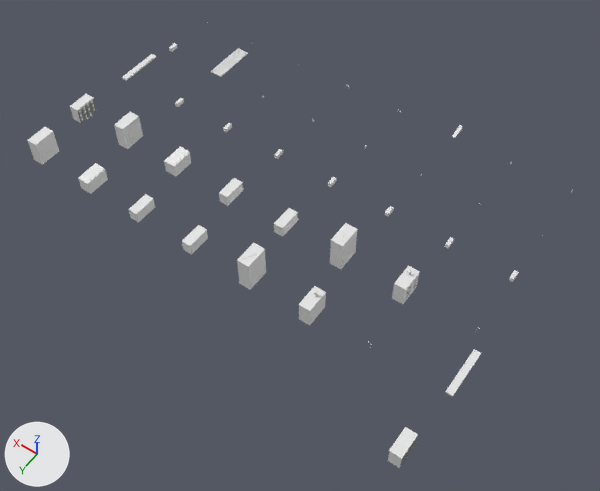
The glTF model Assets/RailRush/RailRush.glb: old version first, new version second.
Rendered twice from a 50 mm lens placed at (-61.0, 363.0, 371.0), pointed at (114.0, 119.0, -12.0). Arrows for +X, +Y and +Z are at lower left; the lights stay in place. The picture after the commit comes second. Where no turn or scale is listed for an object, it has been applied to the vertices.

Names of what the first picture shows: 'ApartmentL_Main', 'ApartmentR_Main', 'BrownstoneL_Main', 'BrownstoneR_Main', 'OfficeL_Main', 'OfficeR_Main', 'PlatformL_Main', 'PlatformR_Main', 'TowerL_Main', 'TowerR_Main', 'Track_Main', 'TrainCarBlue_Body', 'TrainCarGreen_Body', 'TrainCarRed_Body', 'TrainCarSilver_Body', 'TrainFrontBlue_Body', 'TrainFrontGreen_Body', 'TrainFrontRed_Body', 'TrainFrontSilver_Body', 'WarehouseL_Main', 'WarehouseR_Main' and 5 more.
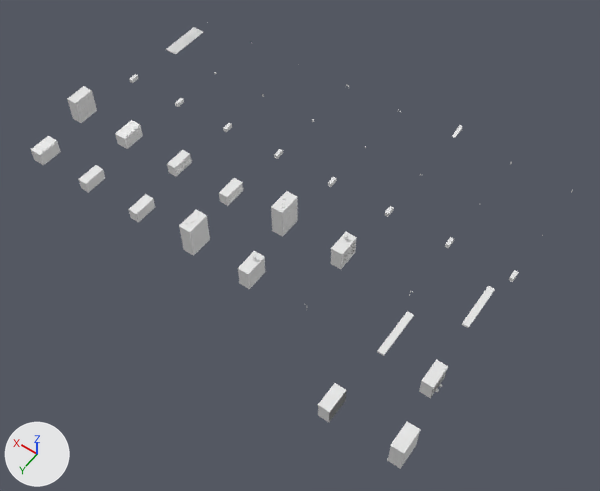
Where the change shows, as pixel boxes (x1, y1, x2, y2) in the pictures (600 x 491 px):
'TowerR_Main', moved: before (237, 242, 266, 290); after (179, 210, 210, 256)
'TowerL_Main', moved: before (330, 223, 358, 269); after (271, 191, 298, 237)
'OfficeR_Main', moved: before (27, 127, 59, 165); after (387, 422, 420, 469)
'OfficeL_Main', moved: before (114, 111, 143, 149); after (67, 86, 97, 123)
'ApartmentR_Main', moved: before (299, 286, 326, 326); after (238, 251, 265, 289)
'BrownstoneR_Main', moved: before (388, 427, 418, 468); after (317, 383, 346, 422)
'ApartmentL_Main', moved: before (392, 265, 420, 304); after (331, 232, 357, 269)
'BrownstoneL_Main', moved: before (70, 94, 97, 123); after (419, 360, 448, 398)
'WarehouseR_Main', moved: before (78, 163, 108, 194); after (31, 136, 61, 165)
'WarehouseL_Main', moved: before (164, 147, 191, 176); after (115, 120, 143, 149)
'PlatformR_Main', moved: before (445, 349, 481, 397); after (377, 311, 414, 356)
'Track_Main', moved: before (211, 48, 248, 77); after (166, 27, 203, 54)
'PlatformL_Main', moved: before (122, 54, 156, 81); after (462, 286, 495, 328)
'TrainCarBlue_Body', moved: before (509, 270, 518, 282); after (445, 237, 454, 248)
'TrainFrontRed_Body', moved: before (445, 237, 454, 248); after (385, 206, 394, 217)
'TrainCarGreen_Body', moved: before (274, 149, 283, 159); after (223, 123, 232, 132)
'TrainFrontGreen_Body', moved: before (328, 177, 337, 187); after (274, 149, 283, 159)
'TrainCarRed_Body', moved: before (385, 206, 394, 217); after (328, 177, 337, 187)
'TrainFrontBlue_Body', moved: before (169, 43, 177, 52); after (509, 270, 518, 282)
'TrainFrontSilver_Body', moved: before (223, 123, 232, 132); after (175, 98, 184, 107)
'TrainCarSilver_Body', moved: before (175, 98, 184, 107); after (129, 74, 138, 83)

Patch to the scene script:
```diff
--- a/Assets/RailRush/RailRush.glb.py
+++ b/Assets/RailRush/RailRush.glb.py
@@ ob_apartmentl_main @@
 ob_apartmentl_main = bpy.data.objects.new('ApartmentL_Main', me_apartmentl_main)
-ob_apartmentl_main.location = (40.0, 120.0, 0.0)
+ob_apartmentl_main.location = (80.0, 120.0, 0.0)
@@ ob_apartmentr_main @@
 ob_apartmentr_main = bpy.data.objects.new('ApartmentR_Main', me_apartmentr_main)
-ob_apartmentr_main.location = (80.0, 160.0, 0.0)
+ob_apartmentr_main.location = (120.0, 160.0, 0.0)
@@ ob_brownstonel_main @@
 ob_brownstonel_main = bpy.data.objects.new('BrownstoneL_Main', me_brownstonel_main)
-ob_brownstonel_main.location = (280.0, 120.0, 0.0)
+ob_brownstonel_main.location = (0.0, 160.0, 0.0)
@@ ob_brownstoner_main @@
 ob_brownstoner_main = bpy.data.objects.new('BrownstoneR_Main', me_brownstoner_main)
-ob_brownstoner_main.location = (0.0, 200.0, 0.0)
+ob_brownstoner_main.location = (40.0, 200.0, 0.0)
@@ ob_officel_main @@
 ob_officel_main = bpy.data.objects.new('OfficeL_Main', me_officel_main)
-ob_officel_main.location = (240.0, 120.0, 0.0)
+ob_officel_main.location = (280.0, 120.0, 0.0)
@@ ob_officer_main @@
 ob_officer_main = bpy.data.objects.new('OfficeR_Main', me_officer_main)
-ob_officer_main.location = (280.0, 160.0, 0.0)
+ob_officer_main.location = (0.0, 200.0, 0.0)
@@ ob_platforml_main @@
 ob_platforml_main = bpy.data.objects.new('PlatformL_Main', me_platforml_main)
-ob_platforml_main.location = (280.0, 80.0, 0.0)
+ob_platforml_main.location = (0.0, 120.0, 0.0)
@@ ob_platformr_main @@
 ob_platformr_main = bpy.data.objects.new('PlatformR_Main', me_platformr_main)
-ob_platformr_main.location = (0.0, 160.0, 0.0)
+ob_platformr_main.location = (40.0, 160.0, 0.0)
@@ ob_towerl_main @@
 ob_towerl_main = bpy.data.objects.new('TowerL_Main', me_towerl_main)
-ob_towerl_main.location = (80.0, 120.0, 0.0)
+ob_towerl_main.location = (120.0, 120.0, 0.0)
@@ ob_towerr_main @@
 ob_towerr_main = bpy.data.objects.new('TowerR_Main', me_towerr_main)
-ob_towerr_main.location = (120.0, 160.0, 0.0)
+ob_towerr_main.location = (160.0, 160.0, 0.0)
@@ ob_track_main @@
 ob_track_main = bpy.data.objects.new('Track_Main', me_track_main)
-ob_track_main.location = (240.0, 40.0, 0.0)
+ob_track_main.location = (280.0, 40.0, 0.0)
@@ ob_traincarblue_body @@
 ob_traincarblue_body = bpy.data.objects.new('TrainCarBlue_Body', me_traincarblue_body)
-ob_traincarblue_body.location = (0.0, 80.0, 0.0)
+ob_traincarblue_body.location = (40.0, 80.0, 0.0)
@@ ob_traincargreen_body @@
 ob_traincargreen_body = bpy.data.objects.new('TrainCarGreen_Body', me_traincargreen_body)
-ob_traincargreen_body.location = (160.0, 80.0, 0.0)
+ob_traincargreen_body.location = (200.0, 80.0, 0.0)
@@ ob_traincarred_body @@
 ob_traincarred_body = bpy.data.objects.new('TrainCarRed_Body', me_traincarred_body)
-ob_traincarred_body.location = (80.0, 80.0, 0.0)
+ob_traincarred_body.location = (120.0, 80.0, 0.0)
@@ ob_traincarsilver_body @@
 ob_traincarsilver_body = bpy.data.objects.new('TrainCarSilver_Body', me_traincarsilver_body)
-ob_traincarsilver_body.location = (240.0, 80.0, 0.0)
+ob_traincarsilver_body.location = (280.0, 80.0, 0.0)
@@ ob_trainfrontblue_body @@
 ob_trainfrontblue_body = bpy.data.objects.new('TrainFrontBlue_Body', me_trainfrontblue_body)
-ob_trainfrontblue_body.location = (280.0, 40.0, 0.0)
+ob_trainfrontblue_body.location = (0.0, 80.0, 0.0)
@@ ob_trainfrontgreen_body @@
 ob_trainfrontgreen_body = bpy.data.objects.new('TrainFrontGreen_Body', me_trainfrontgreen_body)
-ob_trainfrontgreen_body.location = (120.0, 80.0, 0.0)
+ob_trainfrontgreen_body.location = (160.0, 80.0, 0.0)
@@ ob_trainfrontred_body @@
 ob_trainfrontred_body = bpy.data.objects.new('TrainFrontRed_Body', me_trainfrontred_body)
-ob_trainfrontred_body.location = (40.0, 80.0, 0.0)
+ob_trainfrontred_body.location = (80.0, 80.0, 0.0)
@@ ob_trainfrontsilver_body @@
 ob_trainfrontsilver_body = bpy.data.objects.new('TrainFrontSilver_Body', me_trainfrontsilver_body)
-ob_trainfrontsilver_body.location = (200.0, 80.0, 0.0)
+ob_trainfrontsilver_body.location = (240.0, 80.0, 0.0)
@@ ob_warehousel_main @@
 ob_warehousel_main = bpy.data.objects.new('WarehouseL_Main', me_warehousel_main)
-ob_warehousel_main.location = (200.0, 120.0, 0.0)
+ob_warehousel_main.location = (240.0, 120.0, 0.0)
@@ ob_warehouser_main @@
 ob_warehouser_main = bpy.data.objects.new('WarehouseR_Main', me_warehouser_main)
-ob_warehouser_main.location = (240.0, 160.0, 0.0)
+ob_warehouser_main.location = (280.0, 160.0, 0.0)
```
